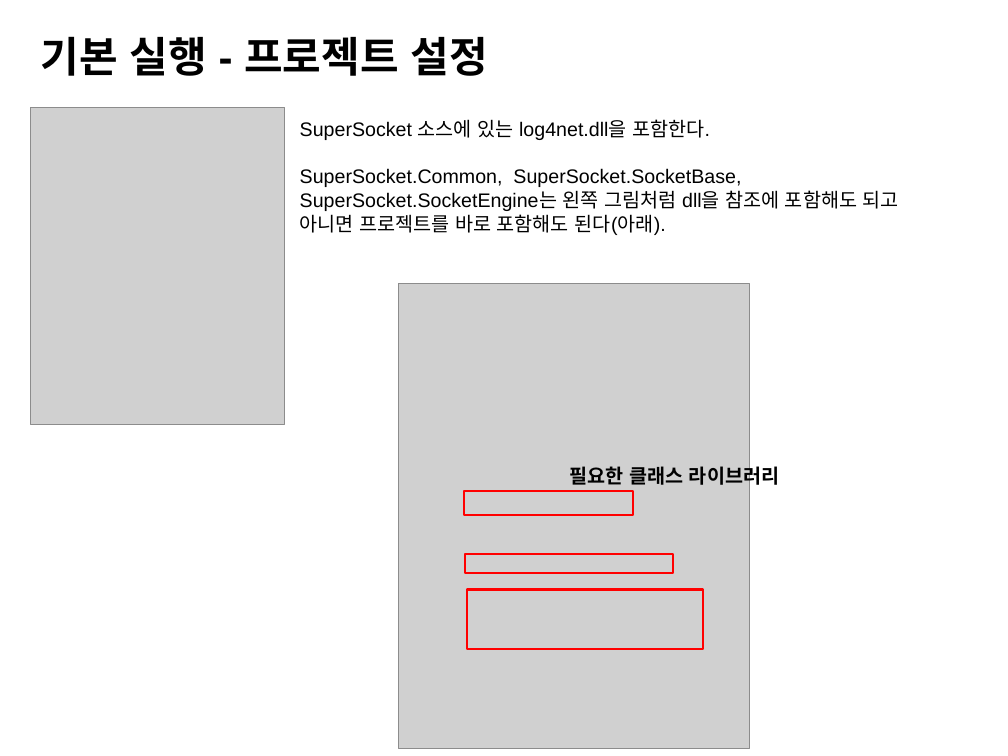
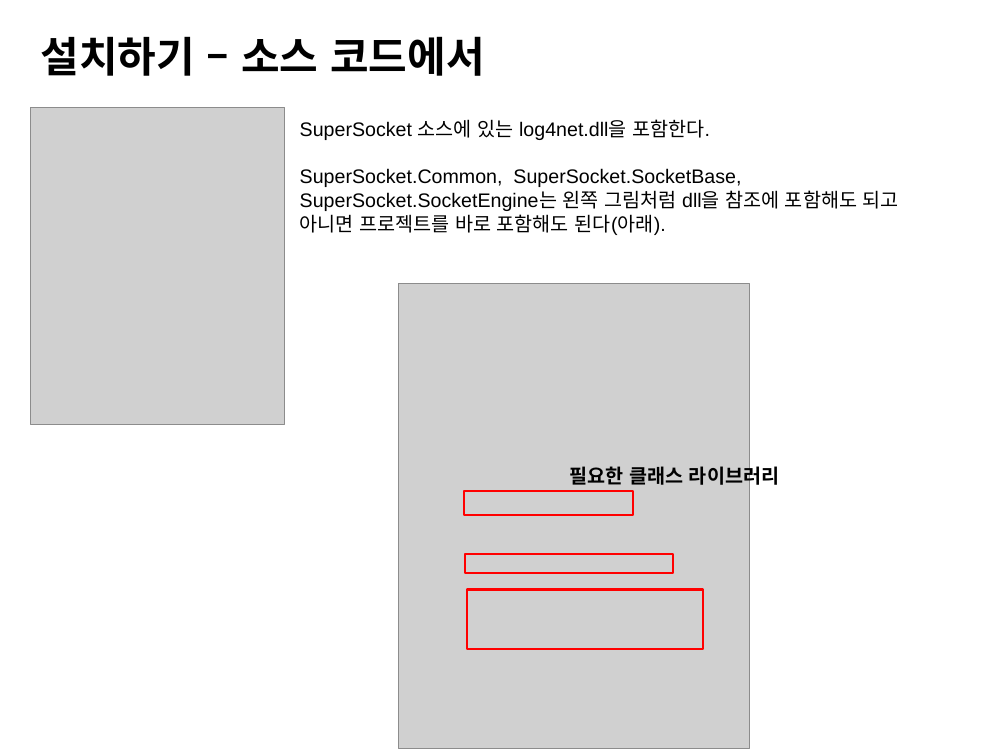
Before and after one commit to jacking75/conf_kgc2016_SuperSocket, a slide deck: slide 13 of {KGC2016]SuperSocket을 사용하여 고성능 게임 서버 만들기.pptx (slide 14 before the commit). Drawn at 1008x756 pixels with LibreOffice and Linux fonts; fonts in the diff are those of the drawing; grey boxes stand for pictures. Boxes give left, top, right and bottom in pixels: in the first picture for what was removed or moved away, otherwise in the second. Text is boxed around its words. In the diff, an @@ line names an element or a change of style, - is before the commit and + after.

```diff
--- a/{KGC2016]SuperSocket을 사용하여 고성능 게임 서버 만들기.pptx
+++ b/{KGC2016]SuperSocket을 사용하여 고성능 게임 서버 만들기.pptx
@@ text at [41,36,484,76]: text changed @@
-기본 실행 - 프로젝트 설정
+설치하기 – 소스 코드에서
```
Also in this commit, not shown: 2 other slides changed, 3 slides added, 3 slides removed, 4 other files.
